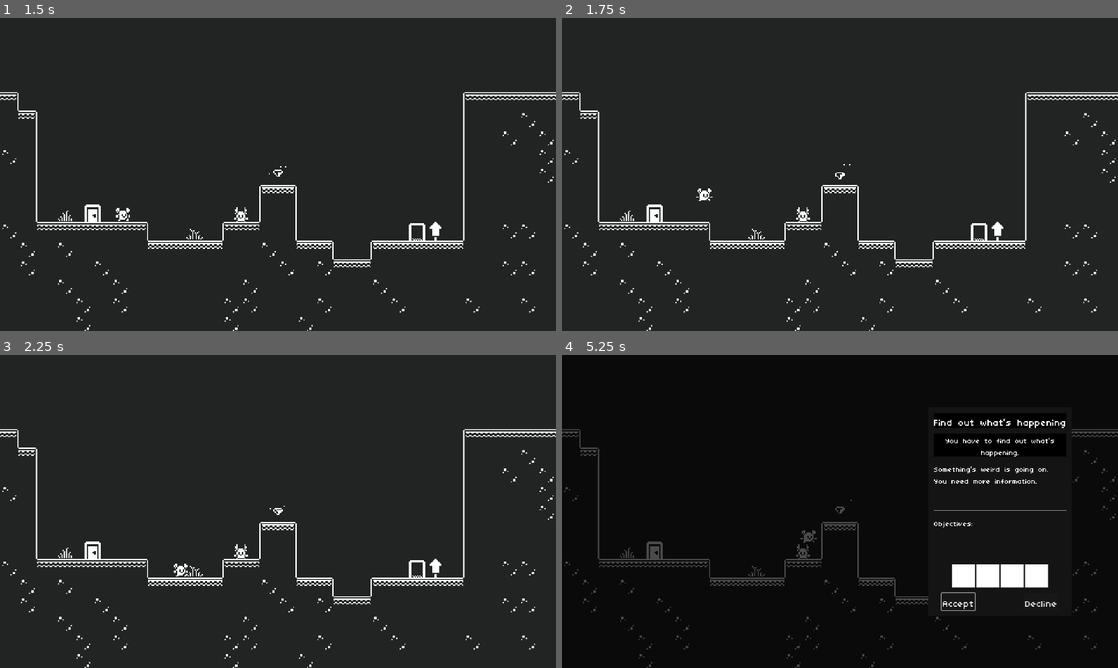
Above: before the commit, frames 1-4 (two rows, left to right).
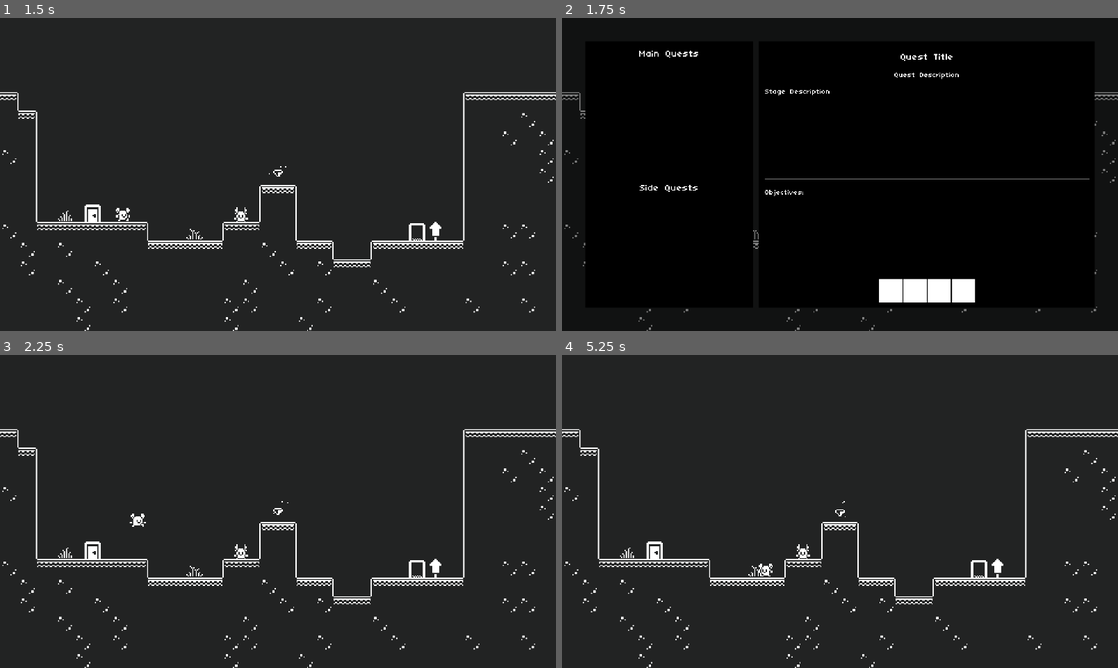
Above: after the commit, the same moments.

Repository: jrenato/duality
Game: Godot game, scene res://UI/main_menu.tscn
Two runs of this game, one before a commit and one after it. Both use one fixed random seed, a clock stepped at 60 frames per second and the inputs below.
Inputs:
- Up to frame 1 (1.5 s): click "Start" at 0.5 s; tap Enter at 1.25 s; hold D (move_right) from 1.28 s (still down); tap W (interact) at 1.35 s
- Up to frame 2 (1.75 s): keep holding D (move_right); tap Space (jump) at 1.52 s; tap Tab (toggle_log, bound only after the commit) at 1.55 s
- Up to frame 3 (2.25 s): keep holding D (move_right); tap Space (jump) at 1.82 s; tap Tab (toggle_log, bound only after the commit) at 2.1 s
- Up to frame 4 (5.25 s): tap Space (jump) at 2.27, 2.3, 2.57, 2.85, 3.77, 4.07, 4.52, 4.55, 4.82 s; release D (move_right) at 2.78 s; hold A (move_left) 2.78-3.53 s; tap W (interact) at 3.05, 3.6, 5.1 s; hold D (move_right) 3.53-5.03 s; tap Tab (toggle_log, bound only after the commit) at 3.8, 4.35 s; hold A (move_left) from 5.03 s (still down)

Frame 1 is identical in both runs. In frame 2, 78% of the frame differs, in the area x 0-100%, y 7-100%; in frame 3, 0.1%; in frame 4, 87%, in the area x 0-100%, y 0-100%.

Commit message:
Added main quest buttons to log screen

Diff:
--- a/Player/player.gd
+++ b/Player/player.gd
@@ -35,6 +35,8 @@
 		if interactable_nearby and interactable_nearby.active:
 			if interactable_nearby.has_method("interact_with"):
 				interactable_nearby.interact_with(self)
+	if Input.is_action_just_pressed("toggle_log"):
+		quest_log_component.display_quest_log_screen()
 
 
 func die() -> void:
--- a/Systems/Quest/Components/quest_log_component.gd
+++ b/Systems/Quest/Components/quest_log_component.gd
@@ -2,20 +2,52 @@
 class_name QuestLogComponent
 
 @export var quest_base_scene : PackedScene
+@export var quest_log_screen_entry : PackedScene
 
 var current_active_quests : Array[int]
 var completed_quests : Array[int]
-var currect_tracked_quest : String
+var current_tracked_quest : String
 
 @onready var current_quests: Node = %CurrentQuests
+@onready var quest_log_screen: QuestLogScreen = %QuestLogScreen
+
+
+func _ready() -> void:
+	quest_log_screen.visible = false
+
+
+func _unhandled_input(event: InputEvent) -> void:
+	if Input.is_action_just_pressed("toggle_log"):
+		if quest_log_screen.visible:
+			hide_quest_log_screen()
+			get_viewport().set_input_as_handled()
 
 
 func add_new_quest(quest_details : QuestDetails) -> void:
 	if quest_details.quest_id not in current_active_quests:
+		var quest_base : QuestBase  = quest_base_scene.instantiate()
+		quest_base.quest_details = quest_details
+		current_quests.add_child(quest_base)
+
 		current_active_quests.append(quest_details.quest_id)
-		var quest_base : QuestBase  = quest_base_scene.instantiate()
-		current_quests.add_child(quest_base)
-		quest_base.quest_details = quest_details
+
+
+func display_quest_log_screen() -> void:
+	for quest in quest_log_screen.main_quests.get_children():
+		quest.queue_free()
+
+	for current_quest in current_quests.get_children():
+		var quest_entry : QuestLogScreenEntry = quest_log_screen_entry.instantiate()
+		quest_log_screen.main_quests.add_child(quest_entry)
+		quest_entry.button.text = current_quest.quest_details.quest_name
+
+	quest_log_screen.visible = true
+	get_tree().paused = true
+
+
+func hide_quest_log_screen() -> void:
+	quest_log_screen.visible = false
+	get_tree().paused = false
 
 
 func complete_quest() -> void:
--- a/Systems/Quest/Components/quest_log_component.tscn
+++ b/Systems/Quest/Components/quest_log_component.tscn
@@ -1,11 +1,18 @@
-[gd_scene load_steps=3 format=3 uid="uid://bdps56r6rpulg"]
+[gd_scene load_steps=5 format=3 uid="uid://bdps56r6rpulg"]
 
 [ext_resource type="Script" path="res://Systems/Quest/Components/quest_log_component.gd" id="1_lv8rn"]
 [ext_resource type="PackedScene" uid="uid://b862nja7iih4y" path="res://Systems/Quest/quest_base.tscn" id="2_wy5f7"]
+[ext_resource type="PackedScene" uid="uid://c64grf1bj8t7x" path="res://Systems/Quest/UI/quest_log_screen_entry.tscn" id="3_it16a"]
+[ext_resource type="PackedScene" uid="uid://css1dj7u5geam" path="res://Systems/Quest/UI/quest_log_screen.tscn" id="3_ub6kb"]
 
 [node name="QuestLogComponent" type="Node"]
+process_mode = 3
 script = ExtResource("1_lv8rn")
 quest_base_scene = ExtResource("2_wy5f7")
+quest_log_screen_entry = ExtResource("3_it16a")
 
 [node name="CurrentQuests" type="Node" parent="."]
 unique_name_in_owner = true
+
+[node name="QuestLogScreen" parent="." instance=ExtResource("3_ub6kb")]
+unique_name_in_owner = true
--- a/Systems/Quest/UI/quest_giver_screen.tscn
+++ b/Systems/Quest/UI/quest_giver_screen.tscn
@@ -77,7 +77,7 @@
 size_flags_vertical = 1
 theme_override_fonts/font = ExtResource("2_a2hif")
 theme_override_font_sizes/font_size = 48
-text = "The quick brown fox jumps over the lazy dog"
+text = "Quest Description"
 horizontal_alignment = 1
 autowrap_mode = 2
 
@@ -96,7 +96,7 @@
 size_flags_vertical = 3
 theme_override_fonts/font = ExtResource("2_a2hif")
 theme_override_font_sizes/font_size = 48
-text = "The quick brown fox jumps over the lazy dog"
+text = "Stage Description"
 autowrap_mode = 2
 
 [node name="HSeparator" type="HSeparator" parent="MarginContainer/PanelContainer/MarginContainer/VBoxContainer"]
--- /dev/null
+++ b/Systems/Quest/UI/quest_log_screen.gd
@@ -0,0 +1,10 @@
+extends CanvasLayer
+class_name QuestLogScreen
+
+@onready var main_quests: VBoxContainer = %MainQuestsContainer
+@onready var side_quests: VBoxContainer = %SideQuestsContainer
+
+@onready var title_label: Label = %TitleLabel
+@onready var description_label: Label = %DescriptionLabel
+@onready var stage_label: Label = %StageLabel
+@onready var objectives_label: Label = %ObjectivesLabel
--- a/Systems/Quest/UI/quest_log_screen.tscn
+++ b/Systems/Quest/UI/quest_log_screen.tscn
@@ -1,6 +1,7 @@
-[gd_scene load_steps=5 format=3 uid="uid://css1dj7u5geam"]
+[gd_scene load_steps=6 format=3 uid="uid://css1dj7u5geam"]
 
 [ext_resource type="FontFile" uid="uid://dk0lde2ju67sl" path="res://Assets/TinyUnicode.ttf" id="1_7njy7"]
+[ext_resource type="Script" path="res://Systems/Quest/UI/quest_log_screen.gd" id="1_ovh2n"]
 
 [sub_resource type="StyleBoxFlat" id="StyleBoxFlat_a7g7f"]
 bg_color = Color(0, 0, 0, 1)
@@ -12,6 +13,7 @@
 bg_color = Color(0, 0, 0, 1)
 
 [node name="QuestLogScreen" type="CanvasLayer"]
+script = ExtResource("1_ovh2n")
 
 [node name="ColorRect" type="ColorRect" parent="."]
 anchors_preset = 15
@@ -62,6 +64,17 @@
 layout_mode = 2
 size_flags_vertical = 3
 
+[node name="MarginContainer" type="MarginContainer" parent="MarginContainer/HBoxContainer/PanelContainer/VBoxContainer/ScrollContainer"]
+layout_mode = 2
+size_flags_horizontal = 3
+theme_override_constants/margin_left = 10
+theme_override_constants/margin_right = 10
+
+[node name="MainQuestsContainer" type="VBoxContainer" parent="MarginContainer/HBoxContainer/PanelContainer/VBoxContainer/ScrollContainer/MarginContainer"]
+unique_name_in_owner = true
+layout_mode = 2
+size_flags_horizontal = 3
+
 [node name="MarginContainer2" type="MarginContainer" parent="MarginContainer/HBoxContainer/PanelContainer/VBoxContainer"]
 layout_mode = 2
 theme_override_constants/margin_left = 10
@@ -79,6 +92,17 @@
 [node name="ScrollContainer2" type="ScrollContainer" parent="MarginContainer/HBoxContainer/PanelContainer/VBoxContainer"]
 layout_mode = 2
 size_flags_vertical = 3
+
+[node name="MarginContainer" type="MarginContainer" parent="MarginContainer/HBoxContainer/PanelContainer/VBoxContainer/ScrollContainer2"]
+layout_mode = 2
+size_flags_horizontal = 3
+theme_override_constants/margin_left = 10
+theme_override_constants/margin_right = 10
+
+[node name="SideQuestsContainer" type="VBoxContainer" parent="MarginContainer/HBoxContainer/PanelContainer/VBoxContainer/ScrollContainer2/MarginContainer"]
+unique_name_in_owner = true
+layout_mode = 2
+size_flags_horizontal = 3
 
 [node name="PanelContainer2" type="PanelContainer" parent="MarginContainer/HBoxContainer"]
 layout_mode = 2
--- /dev/null
+++ b/Systems/Quest/UI/quest_log_screen_entry.gd
@@ -0,0 +1,5 @@
+extends HBoxContainer
+class_name QuestLogScreenEntry
+
+@onready var button: Button = $Button
+@onready var check_box: CheckBox = $CheckBox
--- /dev/null
+++ b/Systems/Quest/UI/quest_log_screen_entry.tscn
@@ -0,0 +1,21 @@
+[gd_scene load_steps=3 format=3 uid="uid://c64grf1bj8t7x"]
+
+[ext_resource type="FontFile" uid="uid://dk0lde2ju67sl" path="res://Assets/TinyUnicode.ttf" id="1_3au7u"]
+[ext_resource type="Script" path="res://Systems/Quest/UI/quest_log_screen_entry.gd" id="1_cmt87"]
+
+[node name="QuestLogScreenEntry" type="HBoxContainer"]
+size_flags_vertical = 3
+script = ExtResource("1_cmt87")
+
+[node name="Button" type="Button" parent="."]
+layout_mode = 2
+size_flags_horizontal = 3
+focus_mode = 0
+theme_override_fonts/font = ExtResource("1_3au7u")
+theme_override_font_sizes/font_size = 32
+text = "Quest Title"
+alignment = 0
+
+[node name="CheckBox" type="CheckBox" parent="."]
+layout_mode = 2
+focus_mode = 0
--- a/project.godot
+++ b/project.godot
@@ -70,6 +70,11 @@
 , Object(InputEventJoypadButton,"resource_local_to_scene":false,"resource_name":"","device":-1,"button_index":1,"pressure":0.0,"pressed":false,"script":null)
 ]
 }
+toggle_log={
+"deadzone": 0.5,
+"events": [Object(InputEventKey,"resource_local_to_scene":false,"resource_name":"","device":-1,"window_id":0,"alt_pressed":false,"shift_pressed":false,"ctrl_pressed":false,"meta_pressed":false,"pressed":false,"keycode":0,"physical_keycode":4194306,"key_label":0,"unicode":0,"echo":false,"script":null)
+]
+}
 
 [layer_names]
 
